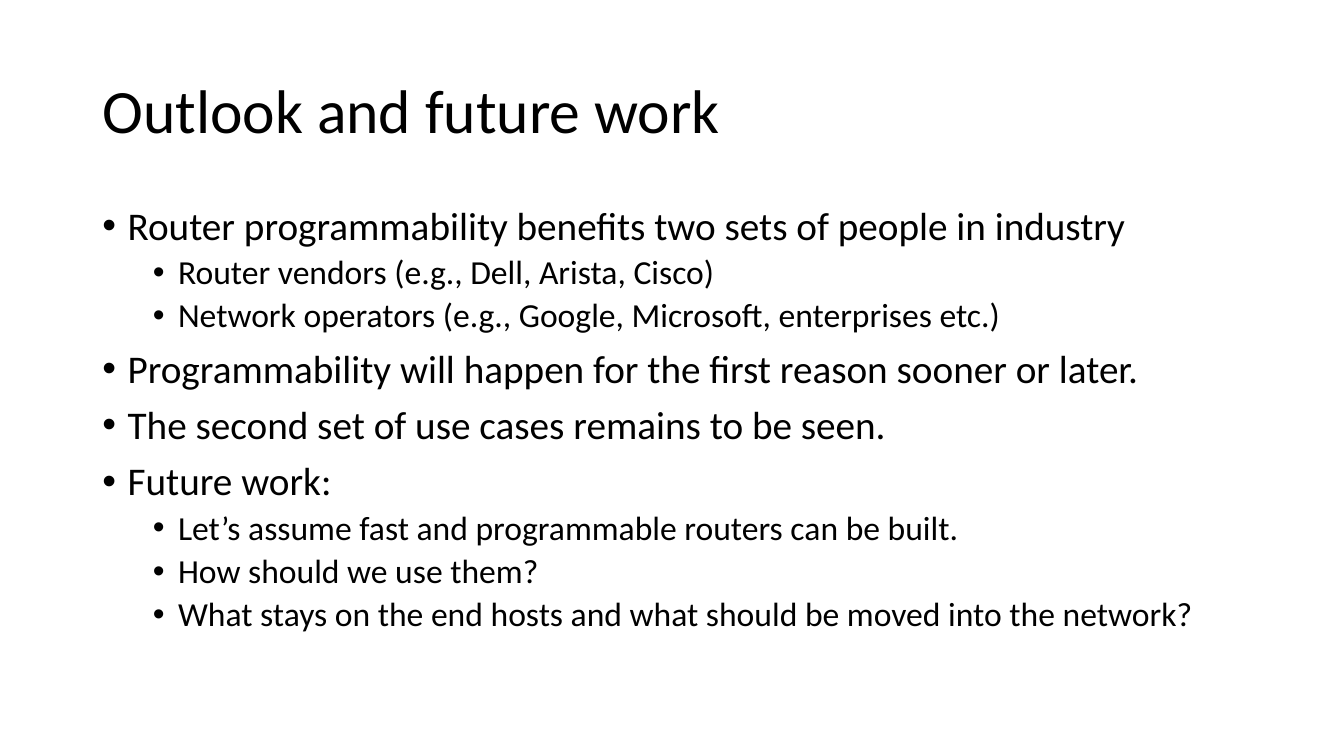
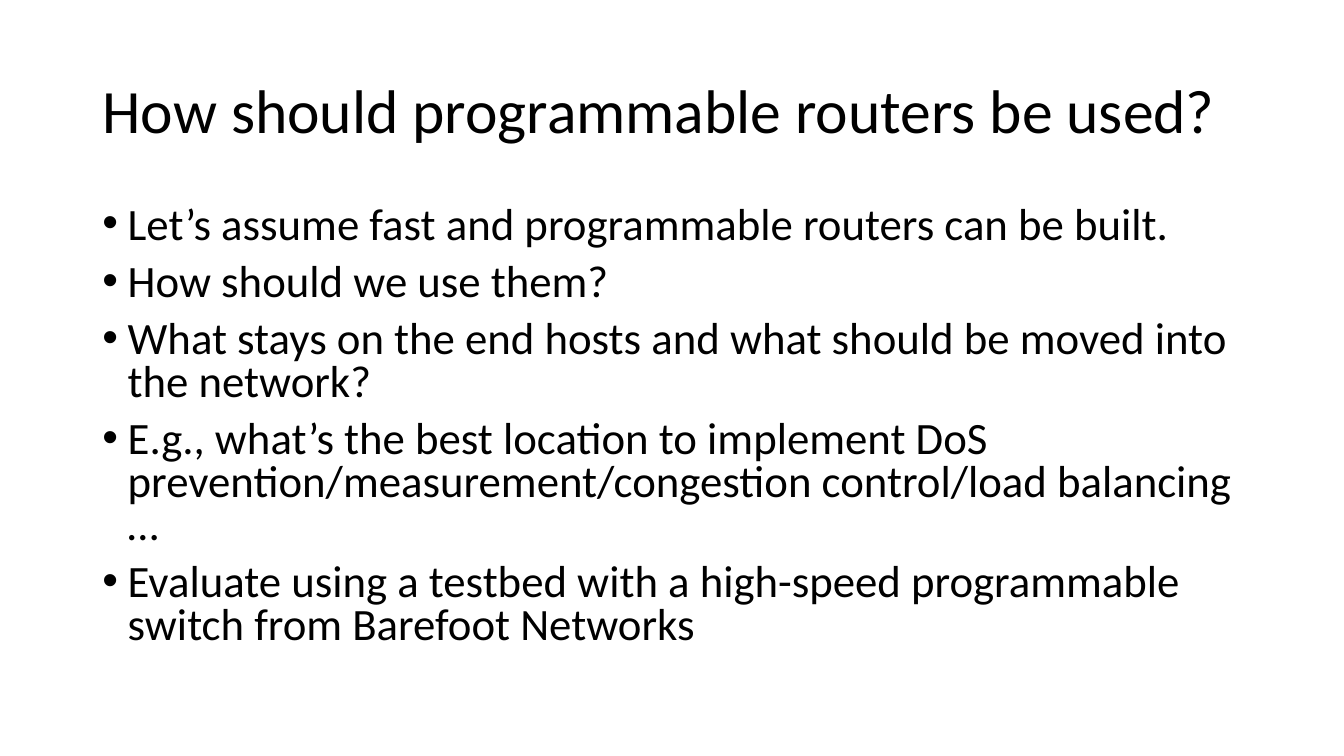
Before and after one commit to anirudhSK/pifo-domino-marple-ppts, a slide deck: slide 9 of nyu_wireless.pptx (slide 54 before the commit). Drawn at 1344x756 pixels with LibreOffice and Linux fonts; fonts in the diff are those of the drawing. Boxes give left, top, right and bottom in pixels: in the first picture for what was removed or moved away, otherwise in the second. Text is boxed around its words. In the diff, an @@ line names an element or a change of style, - is before the commit and + after.

Commit message:
First draft of NYU wireless talk

```diff
--- a/nyu_wireless.pptx
+++ b/nyu_wireless.pptx
@@ title at <box>102,90,1215,144</box>: text changed @@
-Outlook and future work
+How should programmable routers be used?
@@ text at <box>128,208,1227,398</box>: size 24 to 32 pt in "Let’s assume fast and programmable routers can ...", "How should we use them?", "What stays on the end hosts and ..."; list level 2 to 1 in "Let’s assume fast and programmable ..."; line spacing 0.9 to 0.8; list level 2 to 1 in "How should we use them?"; list level 2 to 1 in "What stays on the end ..." @@
@@ text at <box>128,212,1138,496</box>: paragraphs removed @@
-• Router programmability benefits two sets of people in industry
-  • Router vendors (e.g., Dell, Arista, Cisco)
-  • Network operators (e.g., Google, Microsoft, enterprises etc.)
-• Programmability will happen for the first reason sooner or later.
-• The second set of use cases remains to be seen.
-• Future work:
@@ text at <box>128,422,1231,641</box>: paragraphs added @@
+• E.g., what’s the best location to implement DoS prevention/measurement/congestion control/load balancing …
+• Evaluate using a testbed with a high-speed programmable switch from Barefoot Networks
```
Also in this commit, not shown: 2 other slides changed, 2 slides added, 111 slides removed.
